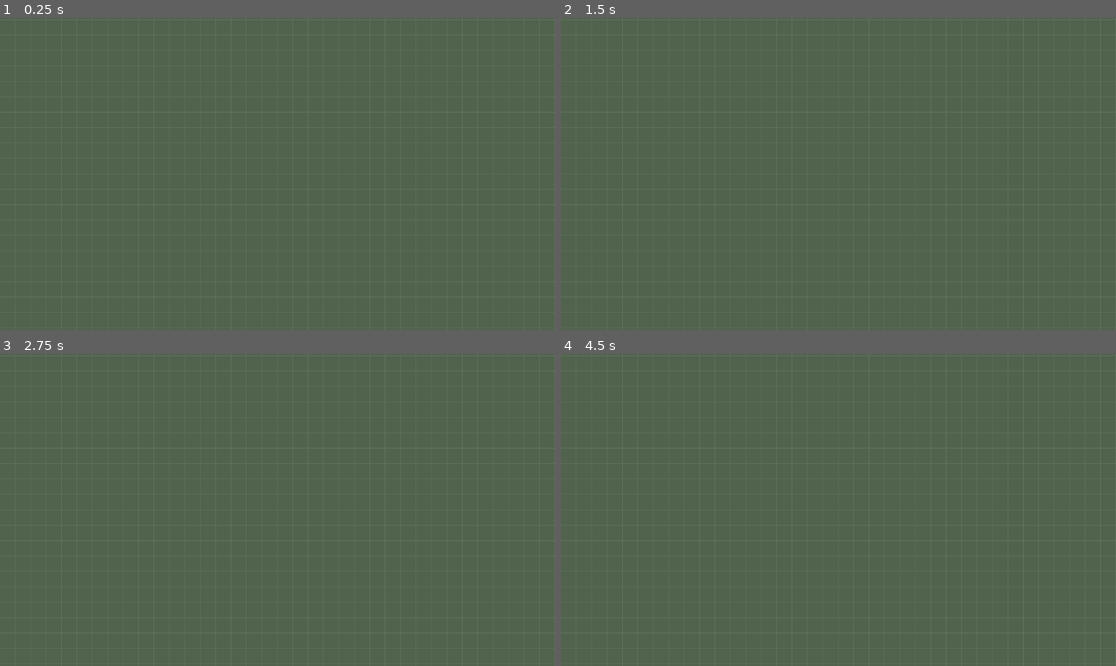
Above: before the commit, frames 1-4 (two rows, left to right).
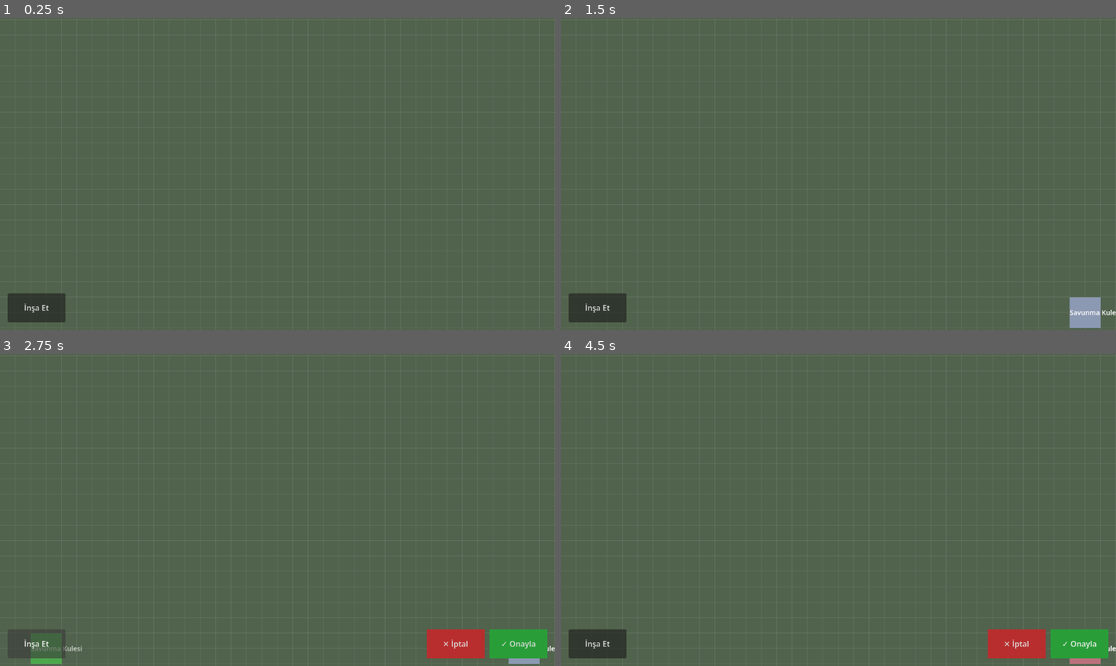
Above: after the commit, the same moments.

Repository: YazarKemal/ClashGame
Game: Godot game, scene res://scenes/main.tscn
Two runs of this game, one before a commit and one after it. Both use one fixed random seed, a clock stepped at 60 frames per second and the inputs below.
Inputs (mouse positions are in pixels of both pictures, inside the frame that each line leads up to):
- Up to frame 1 (0.25 s): no input
- Up to frame 2 (1.5 s): click (599, 308) at 0.5 s, where only the run after the commit has a clickable "İnşa Et"; click (1077, 308) at 1.25 s, where only the run after the commit has a clickable "✓ Onayla"
- Up to frame 3 (2.75 s): click (38, 644) at 2 s, where only the run after the commit has a clickable "İnşa Et"
- Up to frame 4 (4.5 s): click (1016, 644) at 2.75 s, where only the run after the commit has a clickable "✕ İptal"; click (599, 644) at 3.5 s, where only the run after the commit has a clickable "İnşa Et"; click (1077, 644) at 4.25 s, where only the run after the commit has a clickable "✓ Onayla"

The runs differ from the first frame. In frame 1, 1.0% of the frame differs, in the area x 1-12%, y 88-98%; in frame 2, 1.5%; in frame 3, 2.7%; in frame 4, 3.0%, in the area x 1-100%, y 88-100%.
Error before the commit: Invalid access to property or key 'pressed' on a base object of type 'null instance'. (res://scripts/ui.gd:26)

Commit message:
fix: align UI scene buttons and node paths in ui.gd
Co-Authored-By: Claude Opus 4.7 <noreply@anthropic.com>

Diff:
--- a/scenes/main.tscn
+++ b/scenes/main.tscn
@@ -3,7 +3,7 @@
 [ext_resource type="Script" path="res://scripts/village_ground.gd" id="1_ground"]
 [ext_resource type="Script" path="res://scripts/touch_camera.gd" id="2_touchcam"]
 [ext_resource type="Script" path="res://scripts/building_manager.gd" id="3_manager"]
-[ext_resource type="Script" path="res://scripts/ui.gd" id="4_ui"]
+[ext_resource type="PackedScene" path="res://scenes/ui.tscn" id="4_ui"]
 
 [node name="Main" type="Node2D"]
 
@@ -16,6 +16,5 @@
 [node name="Camera2D" type="Camera2D" parent="."]
 script = ExtResource("2_touchcam")
 
-[node name="UI" type="CanvasLayer" parent="."]
-script = ExtResource("4_ui")
+[node name="UI" parent="." instance=ExtResource("4_ui")]
 manager_path = NodePath("../BuildingManager")
--- a/scenes/ui.tscn
+++ b/scenes/ui.tscn
@@ -1,45 +1,62 @@
-[gd_scene load_steps=2 format=3]
+[gd_scene load_steps=4 format=3]
 
 [ext_resource type="Script" path="res://scripts/ui.gd" id="1_ui"]
+
+[sub_resource type="StyleBoxFlat" id="StyleBoxFlat_confirm"]
+bg_color = Color(0.16, 0.62, 0.22, 1)
+
+[sub_resource type="StyleBoxFlat" id="StyleBoxFlat_cancel"]
+bg_color = Color(0.72, 0.18, 0.18, 1)
 
 [node name="UI" type="CanvasLayer"]
 script = ExtResource("1_ui")
 
 [node name="BuildButton" type="Button" parent="."]
+custom_minimum_size = Vector2(120, 60)
 anchors_preset = 2
 anchor_top = 1.0
 anchor_bottom = 1.0
 offset_left = 16.0
-offset_top = -72.0
-offset_right = 180.0
+offset_top = -76.0
+offset_right = 136.0
 offset_bottom = -16.0
 grow_vertical = 0
 text = "İnşa Et"
 
 [node name="ConfirmButton" type="Button" parent="."]
+custom_minimum_size = Vector2(120, 60)
 anchors_preset = 3
 anchor_left = 1.0
 anchor_top = 1.0
 anchor_right = 1.0
 anchor_bottom = 1.0
-offset_left = -200.0
-offset_top = -72.0
-offset_right = -120.0
+offset_left = -136.0
+offset_top = -76.0
+offset_right = -16.0
 offset_bottom = -16.0
 grow_horizontal = 0
 grow_vertical = 0
-text = "✓"
+theme_override_styles/normal = SubResource("StyleBoxFlat_confirm")
+theme_override_styles/hover = SubResource("StyleBoxFlat_confirm")
+theme_override_styles/pressed = SubResource("StyleBoxFlat_confirm")
+visible = false
+text = "✓ Onayla"
 
 [node name="CancelButton" type="Button" parent="."]
+custom_minimum_size = Vector2(120, 60)
 anchors_preset = 3
 anchor_left = 1.0
 anchor_top = 1.0
 anchor_right = 1.0
 anchor_bottom = 1.0
-offset_left = -110.0
-offset_top = -72.0
-offset_right = -16.0
+offset_left = -266.0
+offset_top = -76.0
+offset_right = -146.0
 offset_bottom = -16.0
 grow_horizontal = 0
 grow_vertical = 0
-text = "✕"
+theme_override_styles/normal = SubResource("StyleBoxFlat_cancel")
+theme_override_styles/hover = SubResource("StyleBoxFlat_cancel")
+theme_override_styles/pressed = SubResource("StyleBoxFlat_cancel")
+visible = false
+text = "✕ İptal"
